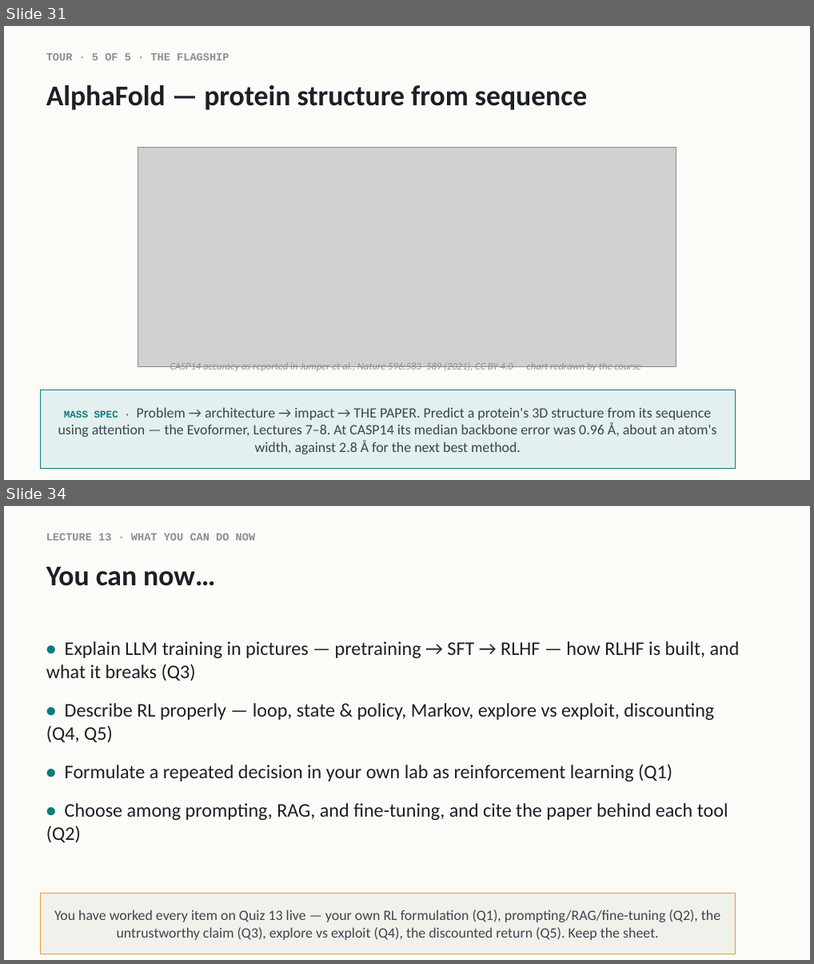
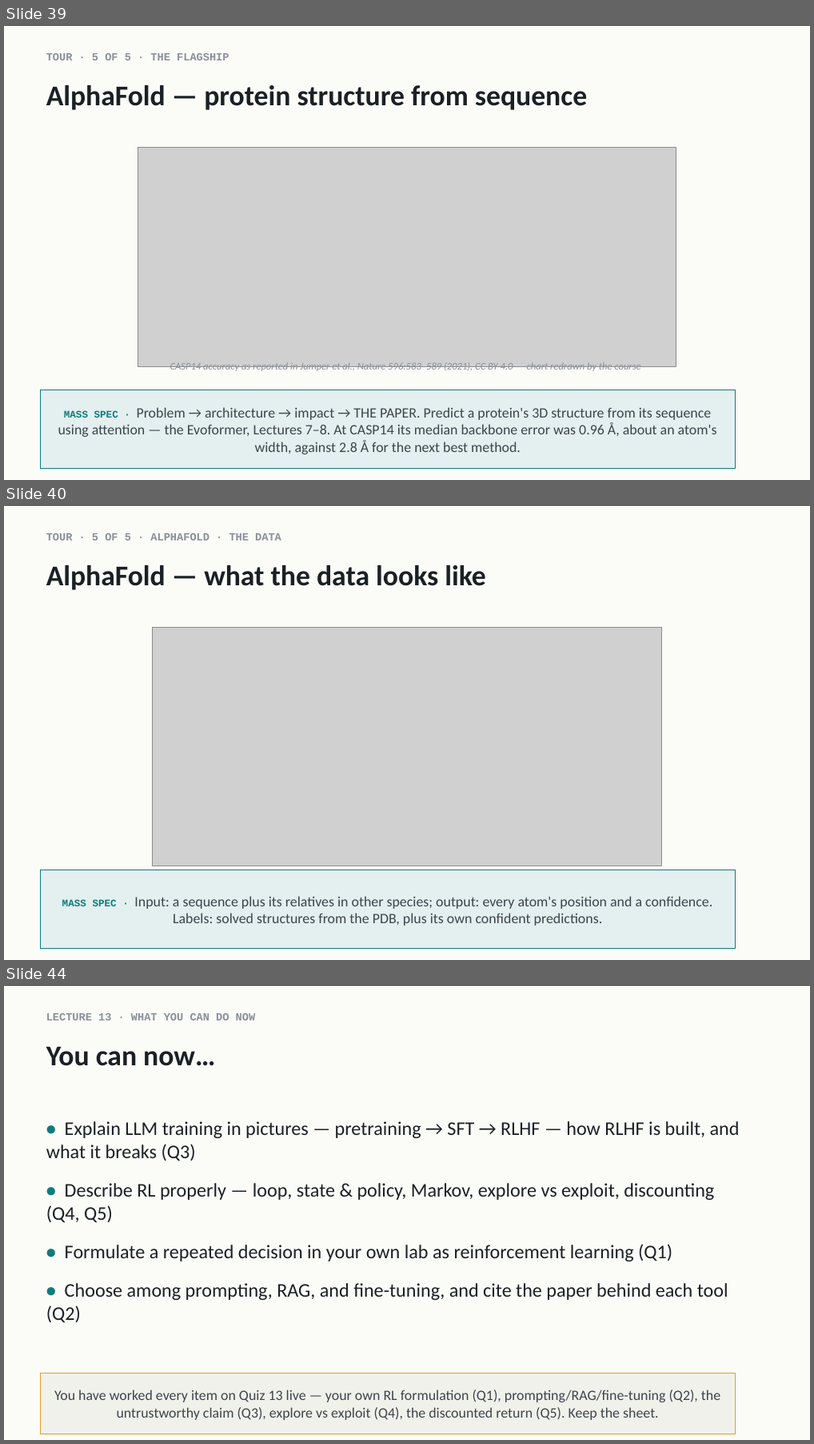
Before and after one commit to indigobio/msacl_dl_course, a slide deck: slides/pptx/lecture13_llms_landscape.pptx. Shown one above the other, each under a label of ours: slides 31 and 34 before the commit, slides 39, 40 and 44 after it; the slides between them are not shown. The pictures are 814x964 and 814x1444 pixels, drawn with LibreOffice and Linux fonts; fonts in the diff are those of the drawing; grey boxes stand for pictures. Boxes give left, top, right and bottom in pixels: in the first picture for what was removed or moved away, otherwise in the second. Text is boxed around its words. In the diff, an @@ line names an element or a change of style, - is before the commit and + after.

```diff
--- a/slides/pptx/lecture13_llms_landscape.pptx
+++ b/slides/pptx/lecture13_llms_landscape.pptx
@@ slide 40 added at [4, 506, 810, 960], background #FBFBF8 @@
@@ text added at [46, 533, 282, 540], 13 pt, text #8A9099, bold @@
+TOUR · 5 OF 5 · ALPHAFOLD · THE DATA
@@ text added at [46, 565, 486, 590], 34 pt, text #1B2025, bold @@
+AlphaFold — what the data looks like
@@ picture added at [152, 627, 662, 866] @@
@@ rectangle added at [40, 870, 736, 948], fill #E3F0EF, outline #0E7C7B 1 pt, 17 pt, text #3D444C @@
+MASS SPEC · Input: a sequence plus its relatives in other species; output: every atom's position and a confidence. Labels: solved structures from the PDB, plus its own confident predictions.
@@ what was slide 31 is now slide 39 @@
@@ what was slide 34 is now slide 44 @@
```
Also in this commit, not shown: 7 slides changed, 9 other slides added, 3 other files.
